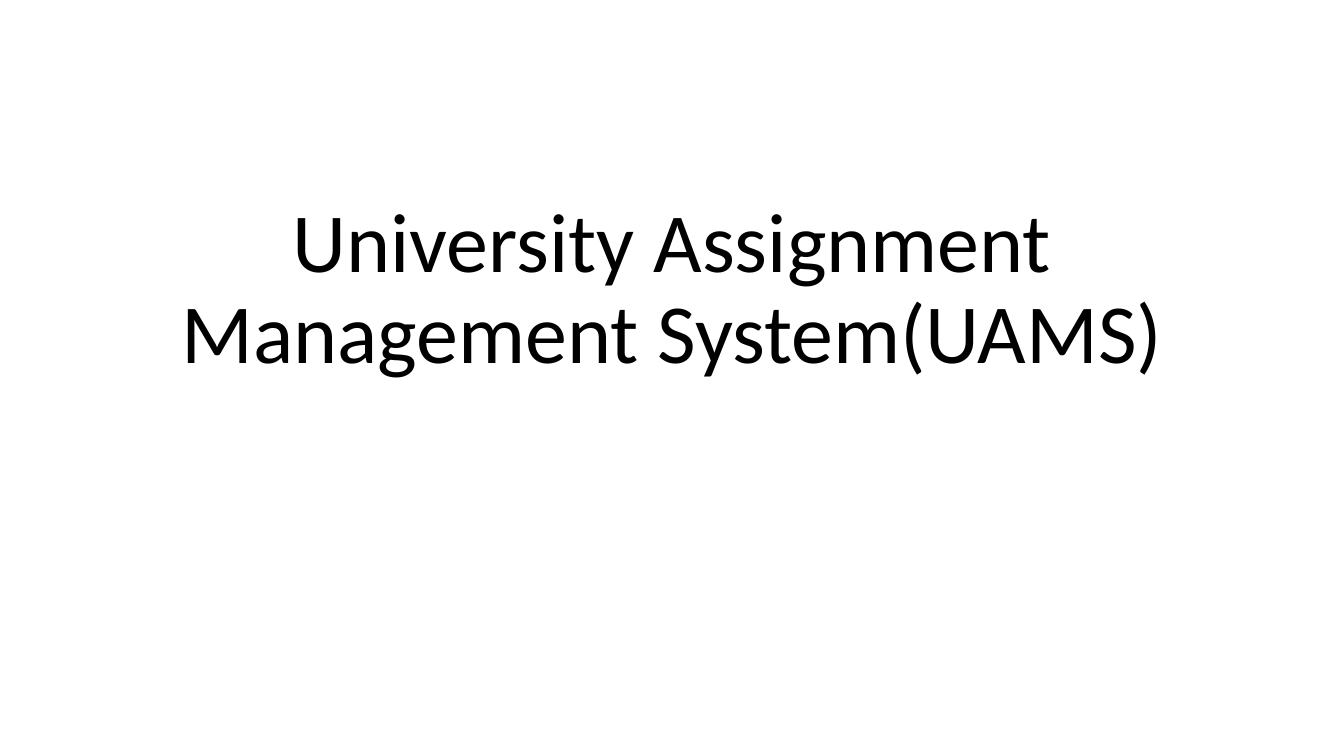
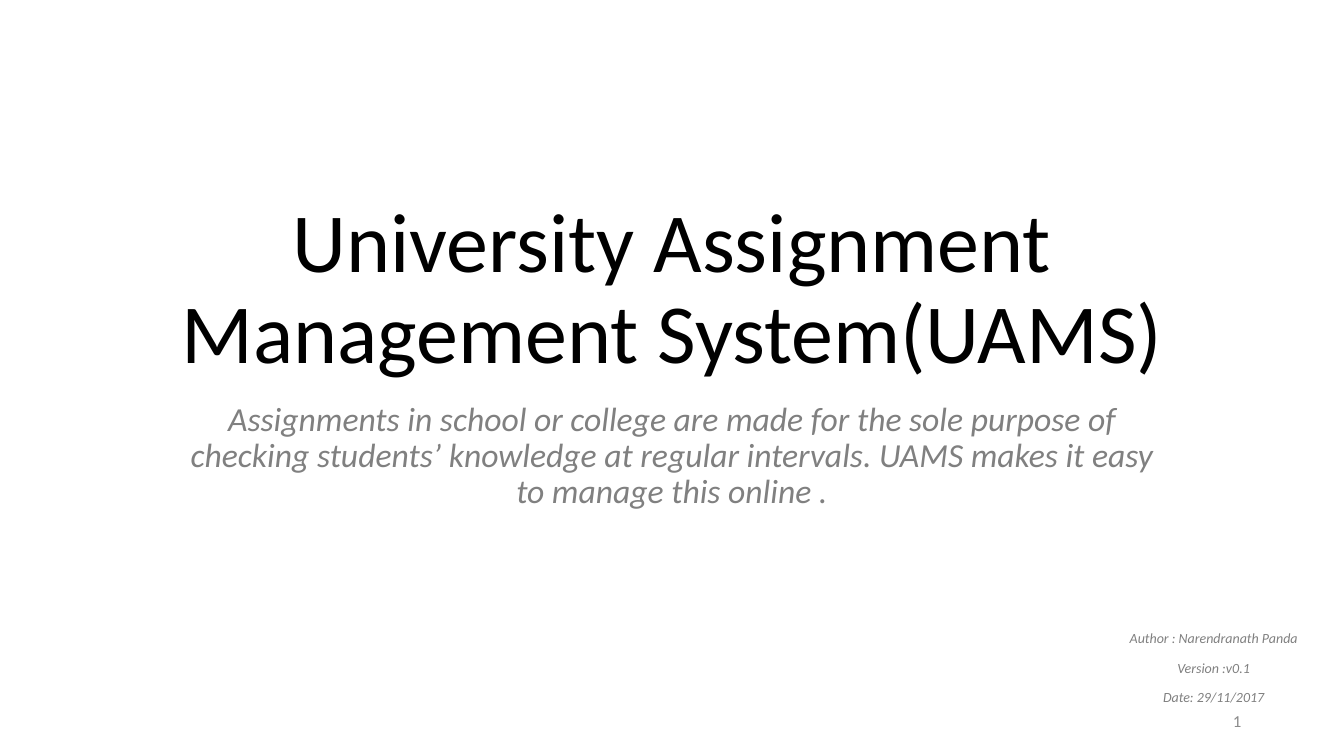
Before and after one commit to NarendranathPanda/uams, a slide deck: slide 1 of University Assignment Management System v0.1.pptx. Drawn at 1344x756 pixels with LibreOffice and Linux fonts; fonts in the diff are those of the drawing. Boxes give left, top, right and bottom in pixels: in the first picture for what was removed or moved away, otherwise in the second. Text is boxed around its words. In the diff, an @@ line names an element or a change of style, - is before the commit and + after.

```diff
--- a/University Assignment Management System v0.1.pptx
+++ b/University Assignment Management System v0.1.pptx
@@ subtitle added at bbox=[191, 407, 1153, 509], 24 pt, text #808080, italic @@
+Assignments in school or college are made for the sole purpose of checking students’ knowledge at regular intervals. UAMS makes it easy to manage this online .
@@ text added at bbox=[1130, 633, 1298, 703], 10 pt, text #808080, italic @@
+Author : Narendranath Panda
+Version :v0.1
+Date: 29/11/2017
@@ page number added at bbox=[1233, 716, 1241, 727], 12 pt, text #8C8C8C @@
+1
```
Also in this commit, not shown: 11 other slides changed, 2 slides added, 1 slide removed, 8 other files.
